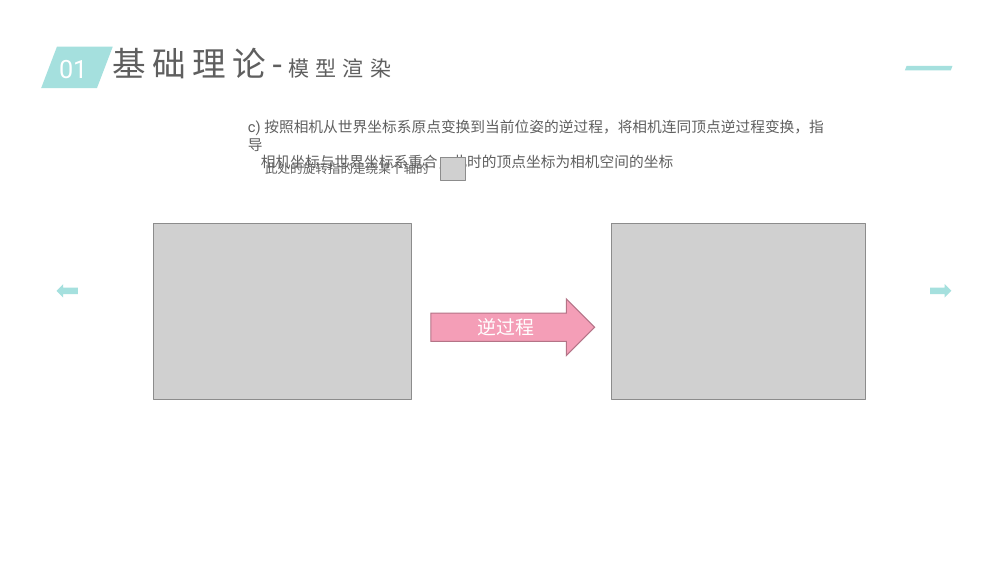
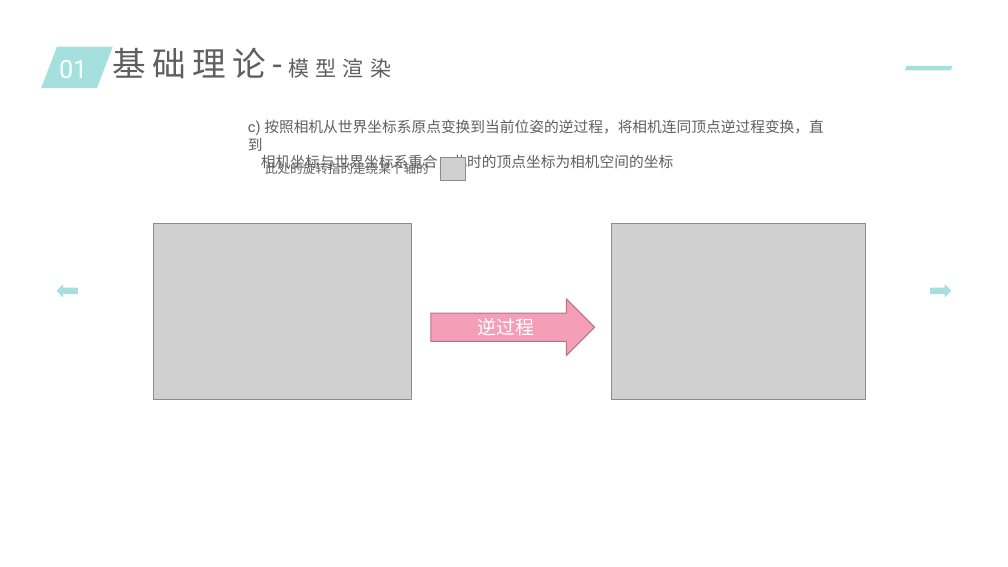
Before and after one commit to lijun4727/3d-study, a slide deck: slide 10 of 3d游戏引擎.pptx. Drawn at 1008x567 pixels with LibreOffice and Linux fonts; fonts in the diff are those of the drawing; grey boxes stand for pictures. Boxes give left, top, right and bottom in pixels: in the first picture for what was removed or moved away, otherwise in the second. Text is boxed around its words. In the diff, an @@ line names an element or a change of style, - is before the commit and + after.

```diff
--- a/3d游戏引擎.pptx
+++ b/3d游戏引擎.pptx
@@ text at (248, 119, 824, 151): text changed @@
-c) 按照相机从世界坐标系原点变换到当前位姿的逆过程，将相机连同顶点逆过程变换，指导
+c) 按照相机从世界坐标系原点变换到当前位姿的逆过程，将相机连同顶点逆过程变换，直到
```
Also in this commit, not shown: 5 other slides changed.
